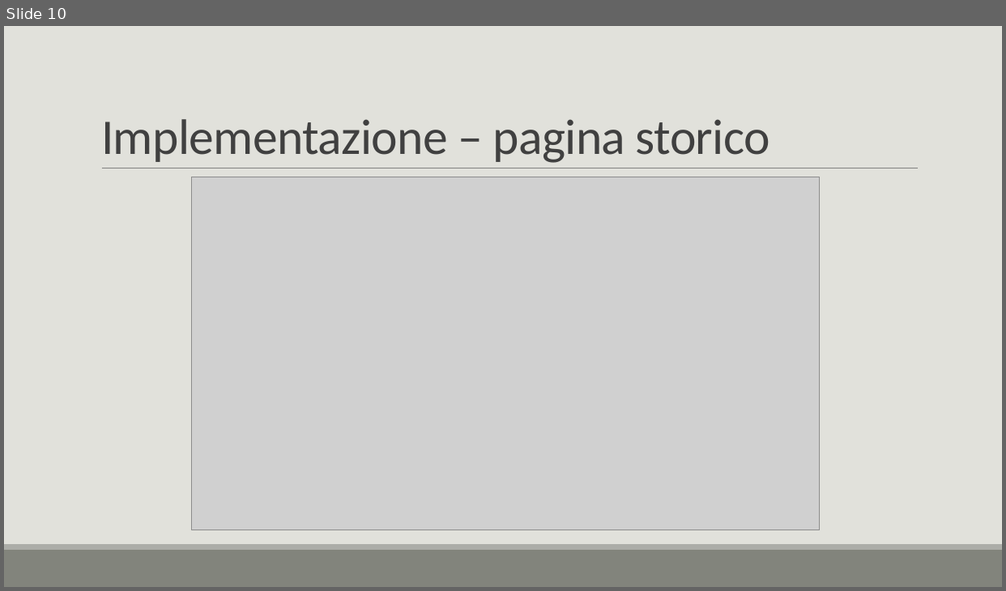
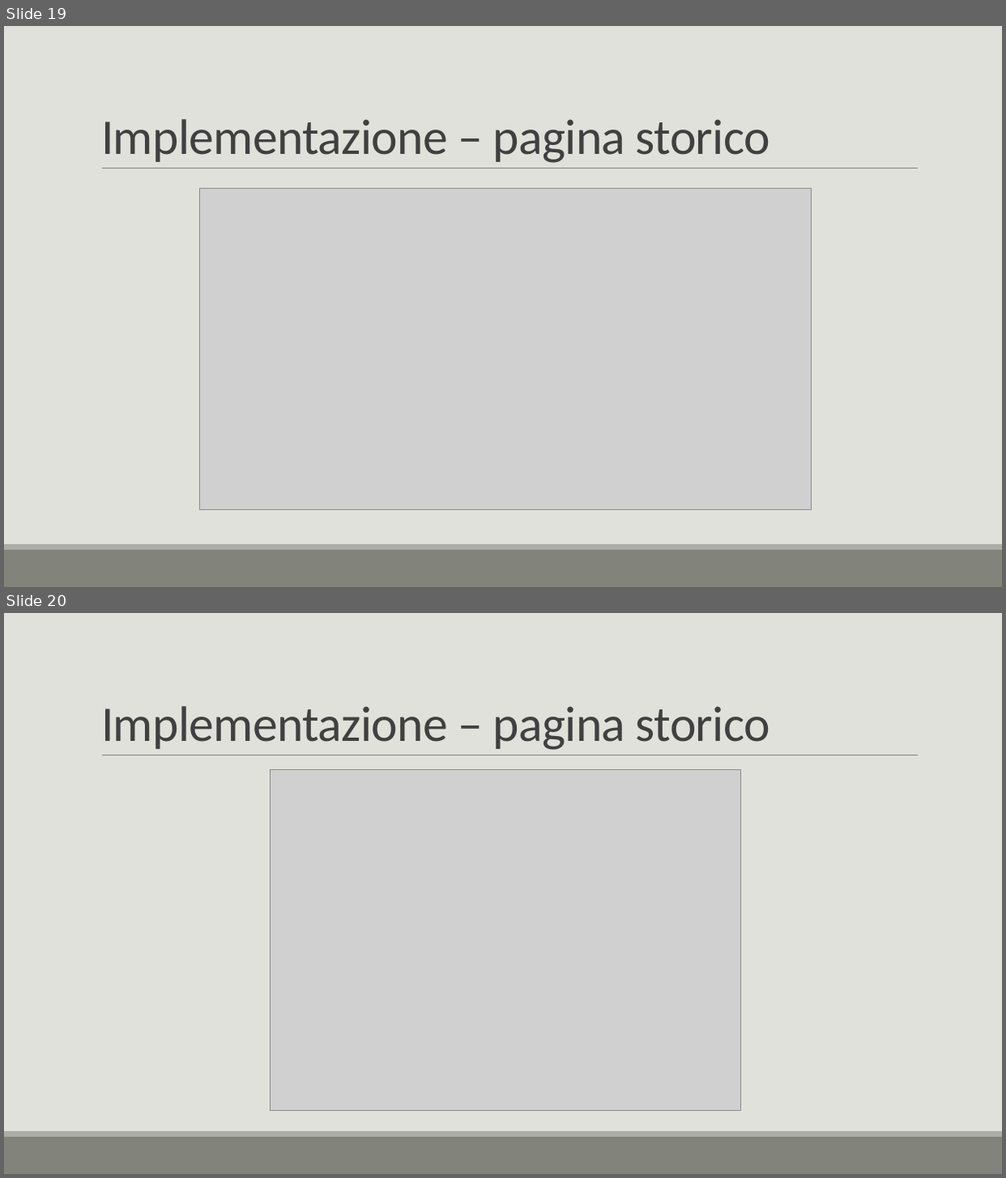
Before and after one commit to DavideSAMT/Progetto_CodiceMorse, a slide deck: Documentazione/Presentazione/CodiceMorse.pptx. Shown one above the other, each under a label of ours: slide 10 before the commit, slides 19 and 20 after it. The pictures are 1006x591 and 1006x1178 pixels, drawn with LibreOffice and Linux fonts; fonts in the diff are those of the drawing; grey boxes stand for pictures. Boxes give left, top, right and bottom in pixels: in the first picture for what was removed or moved away, otherwise in the second. Text is boxed around its words. In the diff, an @@ line names an element or a change of style, - is before the commit and + after.

```diff
--- a/Documentazione/Presentazione/CodiceMorse.pptx
+++ b/Documentazione/Presentazione/CodiceMorse.pptx
@@ slide 20 added at [4, 613, 1002, 1174], background #E1E1DB; not listed: 3 template elements that a slide beside it also shows @@
@@ title added at [101, 706, 770, 750], 48 pt, text #404040 @@
+Implementazione – pagina storico
@@ picture added at [270, 770, 740, 1111] @@
@@ what was slide 10 is now slide 19 @@
@@ slide 19 changed as well @@
@@ picture: place and size @@
-picture at [191, 177, 819, 531]
+picture at [199, 189, 811, 510]
```
Also in this commit, not shown: 10 other slides changed, 20 other slides added, 6 slides removed.
